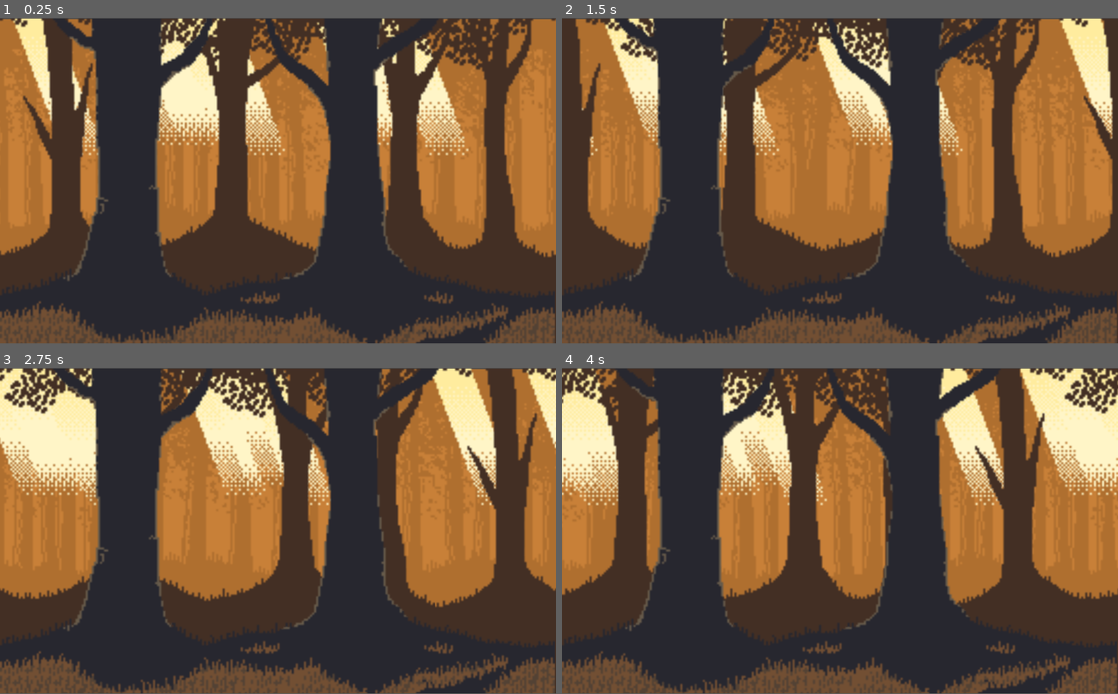
Above: before the commit, frames 1-4 (two rows, left to right).
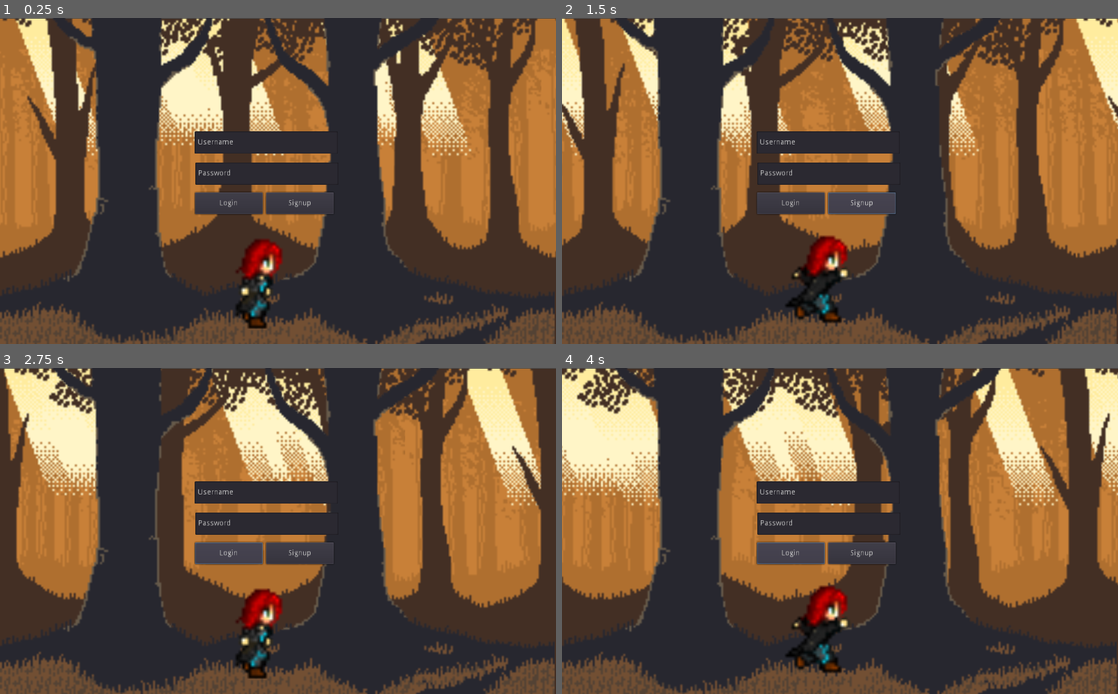
Above: after the commit, the same moments.

Repository: Daniel-Harrington/tempgamename
Game: Godot game, scene res://Menu.tscn
Two runs of this game, one before a commit and one after it. Both use one fixed random seed, a clock stepped at 60 frames per second and the inputs below. Before the commit the project starts from res://Battle.tscn.
Inputs (mouse positions are in pixels of both pictures, inside the frame that each line leads up to):
- Up to frame 1 (0.25 s): no input
- Up to frame 2 (1.5 s): click (789, 203) at 0.5 s, where only the run after the commit has a clickable "Login"; click (862, 203) at 1.25 s, where only the run after the commit has a clickable "Signup"
- Up to frame 3 (2.75 s): click (227, 553) at 2 s, where only the run after the commit has a clickable "Login"
- Up to frame 4 (4 s): click (862, 553) at 2.75 s, where only the run after the commit has a clickable "Signup"; click (789, 553) at 3.5 s, where only the run after the commit has a clickable "Login"
In our replay, the window is 800x468 before the commit and 800x469 after it. These sizes can differ from the game's own. Grey fills any space a smaller window leaves; there, only what the larger window draws over its background counts as a difference.

The runs differ from the first frame. In frame 1, 18% of the frame differs, in the area x 0-100%, y 0-100%; in frame 2, 34%; in frame 3, 37%; in frame 4, 40%.

Commit message:
Added the basic login outline
TODO: add more fields when signup is pressed, actually connect to backend hahahahaha

Diff:
--- /dev/null
+++ b/godot/Battle.gd
@@ -0,0 +1,53 @@
+extends Node2D
+
+# Constants for character states
+enum CharacterState { IDLE, FIGHTING, VICTORY, DEFEAT }
+
+# Reference to the characters (Sprite nodes)
+var character1: Sprite
+var character2: Sprite
+
+# State variables for characters
+var character1State: CharacterState = CharacterState.IDLE
+var character2State: CharacterState = CharacterState.IDLE
+
+# Label nodes for displaying messages
+var victoryLabel: Label
+var defeatLabel: Label
+
+func _ready():
+	# Initialize references to characters and labels
+	character1 = $Character1
+	character2 = $Character2
+	victoryLabel = $VictoryLabel
+	defeatLabel = $DefeatLabel
+
+	# Start the fight
+	startFight()
+
+func startFight():
+	character1State = CharacterState.FIGHTING
+	character2State = CharacterState.FIGHTING
+	# Play the fighting animation for both characters
+
+func endFight(winner: int):
+	character1State = CharacterState.IDLE
+	character2State = CharacterState.IDLE
+	# Stop the fighting animations
+
+	if winner == 1:
+		displayVictory()
+	else:
+		displayDefeat()
+
+func displayVictory():
+	character1State = CharacterState.VICTORY
+	# Show victory animation for character 1
+	victoryLabel.text = "Character 1 Wins!"
+	victoryLabel.show()
+
+func displayDefeat():
+	character2State = CharacterState.DEFEAT
+	# Show defeat animation for character 2
+	defeatLabel.text = "Character 2 Wins!"
+	defeatLabel.show()
--- a/godot/FightBackgroundScrolling.gd
+++ b/godot/FightBackgroundScrolling.gd
@@ -4,9 +4,9 @@
 
 # Define properties for each ParallaxLayer's scroll speed
 var layer_speeds = {
-	"Trees1": Vector2(150, 0),  # Adjust the scroll speed as needed
-	"Lights2": Vector2(100, 0),  # Adjust the scroll speed as needed
-	"Trees3": Vector2(80, 0),  # Adjust the scroll speed as needed
+	"Trees1": Vector2(100, 0),  # Adjust the scroll speed as needed
+	"Lights2": Vector2(80, 0),  # Adjust the scroll speed as needed
+	"Trees3": Vector2(50, 0),  # Adjust the scroll speed as needed
 	# Add more layers and speeds as needed
 }
 
--- /dev/null
+++ b/godot/Menu.gd
@@ -0,0 +1,8 @@
+extends Control # Change this to match your scene structure
+
+func _ready():
+	# Get a reference to the AnimationPlayer
+	var animation_player = get_node("FumikoRun")  # Replace with the actual path to your AnimationPlayer
+
+	# Play the "idle" animation
+	animation_player.play("Running")
--- /dev/null
+++ b/godot/Menu.tscn
@@ -0,0 +1,111 @@
+[gd_scene load_steps=11 format=2]
+
+[ext_resource path="res://FightBackgroundScrolling.gd" type="Script" id=1]
+[ext_resource path="res://Assets/parallax-forest-lights.png" type="Texture" id=2]
+[ext_resource path="res://Assets/parallax-forest-middle-trees.png" type="Texture" id=3]
+[ext_resource path="res://Assets/parallax-forest-back-trees.png" type="Texture" id=4]
+[ext_resource path="res://Assets/parallax-forest-front-trees.png" type="Texture" id=5]
+[ext_resource path="res://Fumiko.png" type="Texture" id=6]
+[ext_resource path="res://Menu.gd" type="Script" id=7]
+[ext_resource path="res://PasswordField.gd" type="Script" id=8]
+[ext_resource path="res://UsernameField.gd" type="Script" id=9]
+
+[sub_resource type="Animation" id=1]
+resource_name = "Running"
+length = 0.48
+loop = true
+step = 0.123
+tracks/0/type = "value"
+tracks/0/path = NodePath("Fumiko:frame")
+tracks/0/interp = 1
+tracks/0/loop_wrap = true
+tracks/0/imported = false
+tracks/0/enabled = true
+tracks/0/keys = {
+"times": PoolRealArray( 0, 0.000823265, 0.21542, 0.451648 ),
+"transitions": PoolRealArray( 1, 1, 1, 1 ),
+"update": 1,
+"values": [ 39, 39, 40, 41 ]
+}
+
+[node name="Control" type="Control"]
+anchor_right = 1.0
+anchor_bottom = 1.0
+script = ExtResource( 7 )
+
+[node name="ParallaxBackground" type="ParallaxBackground" parent="."]
+script = ExtResource( 1 )
+
+[node name="Trees1" type="ParallaxLayer" parent="ParallaxBackground"]
+motion_mirroring = Vector2( 1018, 0 )
+
+[node name="Sprite" type="Sprite" parent="ParallaxBackground/Trees1"]
+position = Vector2( 512.575, 301.75 )
+scale = Vector2( 3.75312, 3.75312 )
+texture = ExtResource( 4 )
+offset = Vector2( 0.432, 0 )
+
+[node name="Lights2" type="ParallaxLayer" parent="ParallaxBackground"]
+motion_mirroring = Vector2( 1018, 0 )
+
+[node name="Sprite2" type="Sprite" parent="ParallaxBackground/Lights2"]
+position = Vector2( 514.85, 301.5 )
+scale = Vector2( 3.75625, 3.75625 )
+texture = ExtResource( 2 )
+offset = Vector2( 0.21, 0 )
+
+[node name="Trees3" type="ParallaxLayer" parent="ParallaxBackground"]
+motion_mirroring = Vector2( 1018, 0 )
+
+[node name="Sprite3" type="Sprite" parent="ParallaxBackground/Trees3"]
+position = Vector2( 509.85, 301.5 )
+scale = Vector2( 3.75625, 3.75625 )
+texture = ExtResource( 3 )
+
+[node name="bgStatic" type="Sprite" parent="ParallaxBackground"]
+position = Vector2( 511, 301 )
+scale = Vector2( 3.75625, 3.75625 )
+texture = ExtResource( 5 )
+
+[node name="Fumiko" type="Sprite" parent="."]
+position = Vector2( 474, 481 )
+scale = Vector2( 5.66406, 5.66406 )
+texture = ExtResource( 6 )
+hframes = 36
+vframes = 8
+frame = 41
+
+[node name="FumikoRun" type="AnimationPlayer" parent="."]
+anims/Running = SubResource( 1 )
+
+[node name="Username" type="LineEdit" parent="."]
+margin_left = 359.0
+margin_top = 209.0
+margin_right = 622.0
+margin_bottom = 250.0
+text = "Username"
+script = ExtResource( 9 )
+
+[node name="Password" type="LineEdit" parent="."]
+margin_left = 360.0
+margin_top = 266.0
+margin_right = 623.0
+margin_bottom = 307.0
+text = "Password"
+script = ExtResource( 8 )
+
+[node name="Login" type="Button" parent="."]
+margin_left = 359.0
+margin_top = 321.0
+margin_right = 484.0
+margin_bottom = 361.0
+rect_pivot_offset = Vector2( 97, 20 )
+text = "Login"
+
+[node name="Signup" type="Button" parent="."]
+margin_left = 490.0
+margin_top = 321.0
+margin_right = 615.0
+margin_bottom = 361.0
+rect_pivot_offset = Vector2( 97, 20 )
+text = "Signup"
--- /dev/null
+++ b/godot/PasswordField.gd
@@ -0,0 +1,6 @@
+extends LineEdit
+
+func _gui_input(event):
+	if event is InputEventMouseButton and event.button_index == BUTTON_LEFT and event.pressed:
+		text = "" # Clear the text
+		secret = true  # Enable the secret (password) mode
--- /dev/null
+++ b/godot/Username.gd
@@ -0,0 +1,16 @@
+extends LineEdit
+
+
+# Declare member variables here. Examples:
+# var a = 2
+# var b = "text"
+
+
+# Called when the node enters the scene tree for the first time.
+func _ready():
+	pass # Replace with function body.
+
+
+# Called every frame. 'delta' is the elapsed time since the previous frame.
+#func _process(delta):
+#	pass
--- /dev/null
+++ b/godot/UsernameField.gd
@@ -0,0 +1,5 @@
+extends LineEdit
+
+func _gui_input(event):
+	if event is InputEventMouseButton and event.button_index == BUTTON_LEFT and event.pressed:
+		text = "" # Clear the text
--- a/godot/project.godot
+++ b/godot/project.godot
@@ -11,8 +11,12 @@
 [application]
 
 config/name="stuff"
-run/main_scene="res://Battle.tscn"
+run/main_scene="res://Menu.tscn"
 config/icon="res://icon.png"
+
+[display]
+
+window/stretch/mode="2d"
 
 [gui]
 
@@ -24,4 +28,5 @@
 
 [rendering]
 
+quality/filters/msaa=3
 environment/default_environment="res://default_env.tres"
Binary file added: godot/Fumiko.png
Not shown, added: godot/Fumiko.png.import
Empty file added: godot/MenuRun.gd
Not shown, added: godot/export_presets.cfg
Binary file added: godot/stuff.apple-touch-icon.png
Not shown, added: godot/stuff.apple-touch-icon.png.import
Binary file added: godot/stuff.icon.png
Not shown, added: godot/stuff.icon.png.import
Binary file added: godot/stuff.png
Not shown, added: godot/stuff.png.import
Not shown, added: godot/stuff.audio.worklet.js
Not shown, added: godot/stuff.html
(and 3 more such lines)
